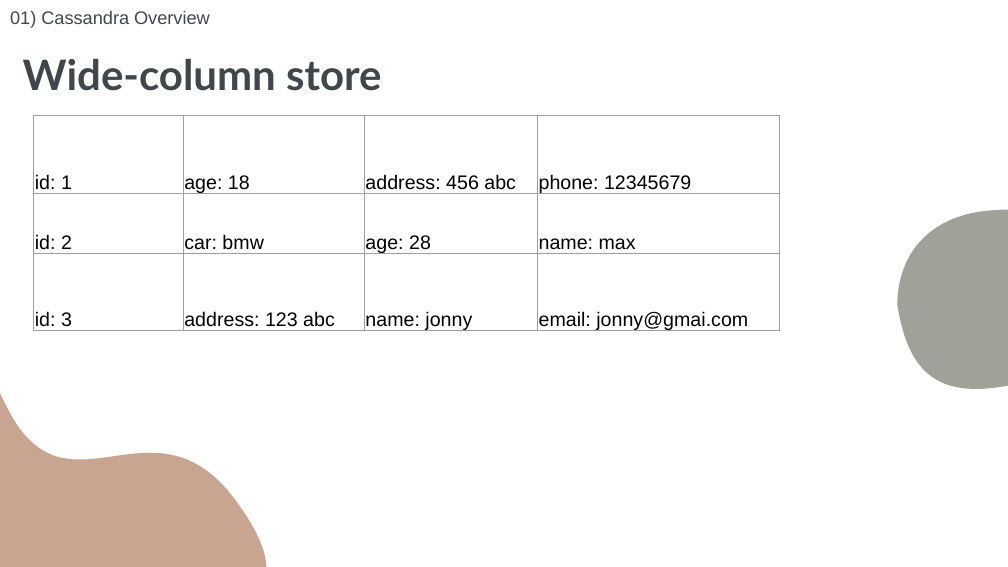
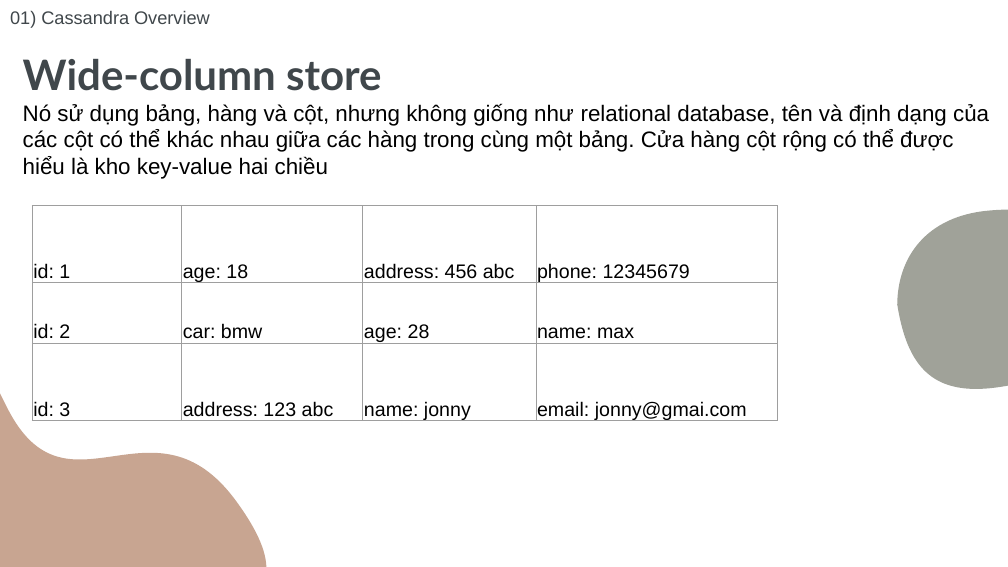
Before and after one commit to NguyenMinh2804/CassandraDemoo, a slide deck: slide 7 of Cassandra_Seminar.pptx. Drawn at 1008x567 pixels with LibreOffice and Linux fonts; fonts in the diff are those of the drawing. Boxes give left, top, right and bottom in pixels: in the first picture for what was removed or moved away, otherwise in the second. Text is boxed around its words. In the diff, an @@ line names an element or a change of style, - is before the commit and + after.

```diff
--- a/Cassandra_Seminar.pptx
+++ b/Cassandra_Seminar.pptx
@@ text at [23, 103, 989, 179]: paragraph added @@
+Nó sử dụng bảng, hàng và cột, nhưng không giống như relational database, tên và định dạng của các cột có thể khác nhau giữa các hàng trong cùng một bảng. Cửa hàng cột rộng có thể được hiểu là kho key-value hai chiều
@@ table: place and size @@
-table at [34, 116, 780, 335]
+table at [32, 206, 778, 425]
```
Also in this commit, not shown: 7 other slides changed, 1 slide added, 1 slide removed, 1 other file.
